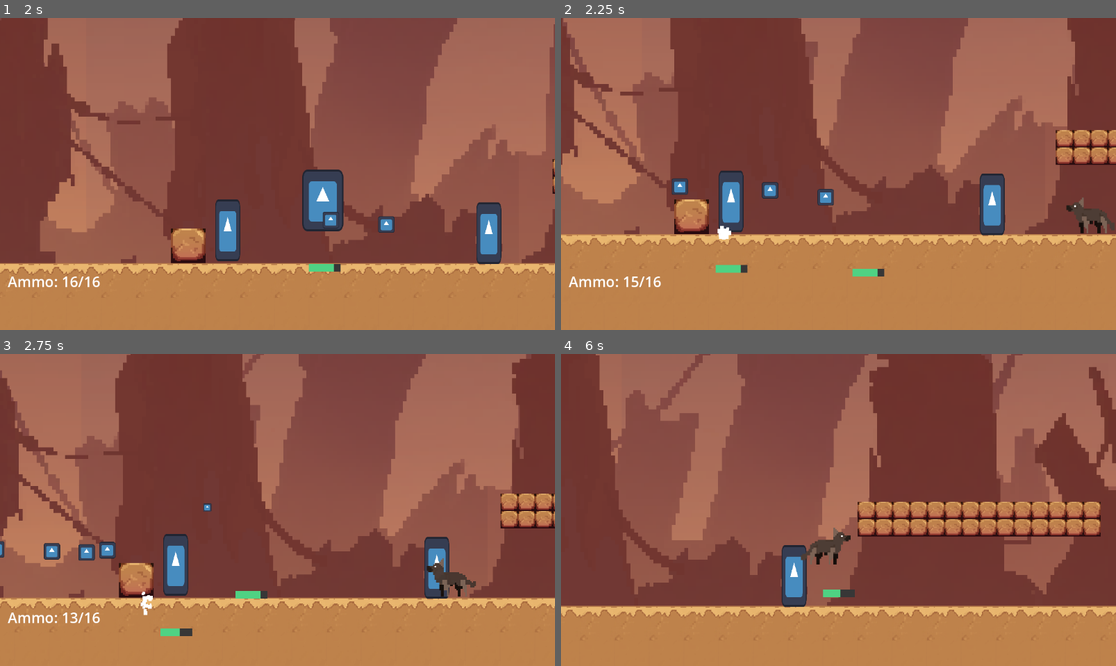
Above: before the commit, frames 1-4 (two rows, left to right).
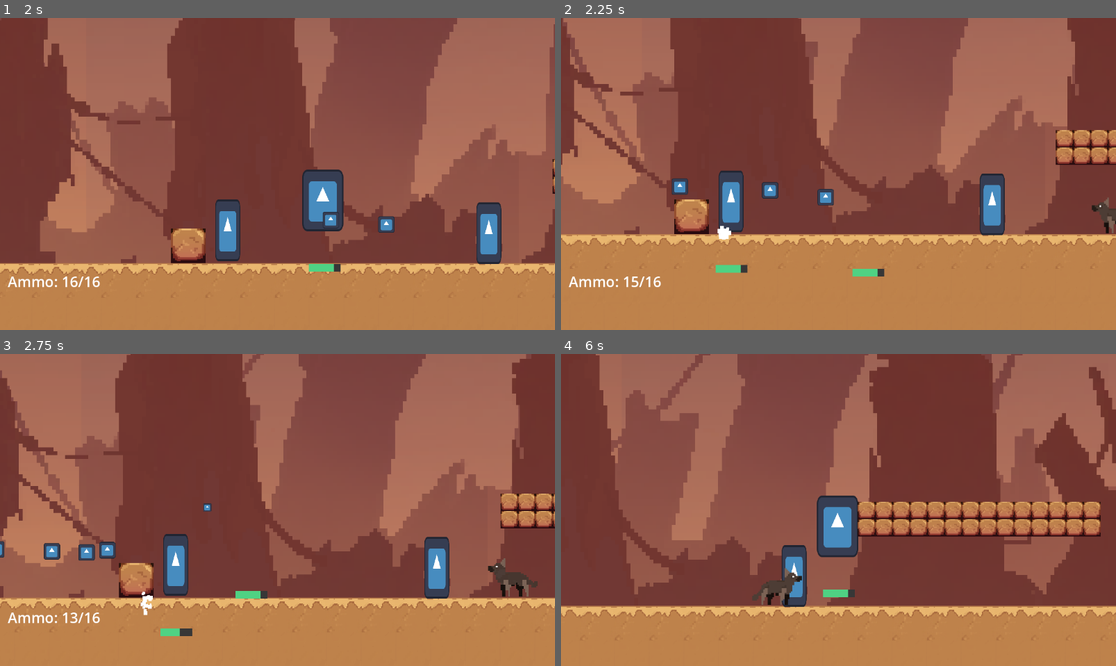
Above: after the commit, the same moments.

Repository: dzfrias/gladiator
Game: Godot game, scene res://scenes/level_playtest.tscn
Same seed, same stepped clock (60 frames per second), same inputs: the game is played once before the commit and once after it. This scene is started directly instead of the project's main scene. The engine's default icon, where the game draws it, is replaced by a stand-in: a white triangle on a blue panel in a dark square.
Inputs (mouse positions are in pixels of both pictures, inside the frame that each line leads up to):
- Up to frame 1 (2 s): move the mouse to (399, 158) at 0.52 s; hold Space (jump) 0.53-1.28 s; hold D (right) from 0.53 s (still down); move the mouse to (166, 189) at 1.27 s; tap S (crouch) at 1.35 s; tap Space (jump) at 1.52, 1.55, 1.82 s
- Up to frame 2 (2.25 s): move the mouse to (894, 105) at 2.02 s; release D (right) at 2.03 s; press the mouse at (894, 105) at 2.03 s; hold A (left) from 2.03 s (still down)
- Up to frame 3 (2.75 s): keep holding A (left); tap Space (jump) at 2.3 s
- Up to frame 4 (6 s): move the mouse to (810, 572) at 2.77 s; release A (left) at 2.78 s; release the mouse at (810, 572) at 2.78 s; hold D (right) 2.78-4.28 s; tap E (roll) at 2.85 s; tap Space (jump) at 3.02, 3.05, 3.32, 3.77, 3.8, 4.07, 4.35, 4.52, 4.82, 5.3 s; move the mouse to (1005, 556) at 3.52 s; hold Q (toggle_weapon) 3.53-4.28 s; move the mouse to (672, 463) at 4.27 s; hold A (left) 4.28-5.03 s; move the mouse to (866, 510) at 5.02 s; hold D (right) 5.03-5.78 s; hold S (crouch) 5.03-5.78 s; move the mouse to (755, 432) at 5.77 s; hold A (left) from 5.78 s (still down); click (755, 432) at 5.85 s

Frame 1 is identical in both runs. In frame 2, 0.5% of the frame differs, in the area x 90-100%, y 57-70%; in frame 3, 0.9%; in frame 4, 2.1%, in the area x 34-54%, y 45-81%.
Error in both runs: Invalid assignment of property or key 'position' with value of type 'Vector2' on a base object of type 'Nil'. (res://scripts/player/player.gd:120)

Commit message:
Fix enemy platform detection
This also removes the `platform_detection.tscn` scene, so we can easily
modify the collision boxes/raycasts for a platform detector node.

Diff:
--- a/scenes/level_playtest.tscn
+++ b/scenes/level_playtest.tscn
@@ -63,18 +63,33 @@
 
 [node name="Node2D" parent="EnemyGroup" instance=ExtResource("5_jrgqa")]
 position = Vector2(-226, -37)
+speed = 100.0
+jump_height = -400.0
+stop_dist = 66.0
 
 [node name="Node2D2" parent="EnemyGroup" instance=ExtResource("5_jrgqa")]
 position = Vector2(265, -39)
+speed = 100.0
+jump_height = -400.0
+stop_dist = 66.0
 
 [node name="Node2D3" parent="EnemyGroup" instance=ExtResource("5_jrgqa")]
 position = Vector2(1904, -258)
+speed = 100.0
+jump_height = -400.0
+stop_dist = 66.0
 
 [node name="Node2D4" parent="EnemyGroup" instance=ExtResource("5_jrgqa")]
 position = Vector2(2996, -248)
+speed = 100.0
+jump_height = -400.0
+stop_dist = 66.0
 
 [node name="Node2D5" parent="EnemyGroup" instance=ExtResource("5_jrgqa")]
 position = Vector2(2666, -363)
+speed = 100.0
+jump_height = -400.0
+stop_dist = 66.0
 
 [node name="Shooter7" parent="EnemyGroup" instance=ExtResource("6_akhvg")]
 position = Vector2(3882, -72)
--- a/scenes/platform_detection.tscn
+++ /dev/null
@@ -1,14 +0,0 @@
-[gd_scene load_steps=3 format=3 uid="uid://busljhfyyey4s"]
-
-[ext_resource type="Script" path="res://scripts/platform_detection.gd" id="1_70t1c"]
-
-[sub_resource type="RectangleShape2D" id="RectangleShape2D_6f3ii"]
-size = Vector2(138, 70)
-
-[node name="PlatformDetection" type="Area2D"]
-collision_layer = 0
-collision_mask = 32
-script = ExtResource("1_70t1c")
-
-[node name="CollisionShape2D" type="CollisionShape2D" parent="."]
-shape = SubResource("RectangleShape2D_6f3ii")
--- a/scenes/shooter.tscn
+++ b/scenes/shooter.tscn
@@ -8,14 +8,17 @@
 [ext_resource type="Script" path="res://scripts/player/weapon.gd" id="5_rapbo"]
 [ext_resource type="Script" path="res://scripts/direction.gd" id="5_x6nd1"]
 [ext_resource type="Resource" uid="uid://cm6ckunk22kfc" path="res://resources/shooter.tres" id="6_cglso"]
-[ext_resource type="PackedScene" uid="uid://busljhfyyey4s" path="res://scenes/platform_detection.tscn" id="7_08p06"]
 [ext_resource type="Script" path="res://scripts/ui/health_bar_creator.gd" id="9_iylj5"]
+[ext_resource type="Script" path="res://scripts/platform_detection.gd" id="10_0f2bf"]
 
 [sub_resource type="RectangleShape2D" id="RectangleShape2D_d8kds"]
 size = Vector2(24, 62)
 
 [sub_resource type="CircleShape2D" id="CircleShape2D_oetyt"]
 radius = 360.0
+
+[sub_resource type="RectangleShape2D" id="RectangleShape2D_qrpis"]
+size = Vector2(109, 36.91)
 
 [node name="Shooter" type="CharacterBody2D"]
 position = Vector2(0, -34)
@@ -62,5 +65,17 @@
 [node name="HealthBarCreator" type="Node" parent="."]
 script = ExtResource("9_iylj5")
 
-[node name="PlatformDetection" parent="." instance=ExtResource("7_08p06")]
-position = Vector2(-0.00800037, -93)
+[node name="PlatformDetection" type="Area2D" parent="."]
+position = Vector2(-0.008, -71.09)
+collision_layer = 0
+collision_mask = 32
+script = ExtResource("10_0f2bf")
+
+[node name="CollisionShape2D" type="CollisionShape2D" parent="PlatformDetection"]
+position = Vector2(0, -8.455)
+shape = SubResource("RectangleShape2D_qrpis")
+
+[node name="RayCast2D" type="RayCast2D" parent="PlatformDetection"]
+position = Vector2(0.00800037, 92)
+target_position = Vector2(0, 30)
+collision_mask = 32
--- a/scenes/suispider.tscn
+++ b/scenes/suispider.tscn
@@ -1,18 +1,21 @@
-[gd_scene load_steps=11 format=3 uid="uid://csqqcnv8iucaq"]
+[gd_scene load_steps=12 format=3 uid="uid://csqqcnv8iucaq"]
 
 [ext_resource type="Script" path="res://scripts/enemies/suispider.gd" id="1_5l4np"]
 [ext_resource type="Texture2D" uid="uid://dccns2r7l5dx3" path="res://assets/icon.svg" id="1_fkk75"]
 [ext_resource type="PackedScene" uid="uid://ch01mb13w86qc" path="res://assets/impact_particles.tscn" id="2_bb8nd"]
 [ext_resource type="Script" path="res://scripts/health.gd" id="3_2s6ah"]
 [ext_resource type="Script" path="res://scripts/direction.gd" id="4_6dvl8"]
-[ext_resource type="PackedScene" uid="uid://busljhfyyey4s" path="res://scenes/platform_detection.tscn" id="5_ahv4j"]
 [ext_resource type="Script" path="res://scripts/ui/health_bar_creator.gd" id="6_qtcdd"]
+[ext_resource type="Script" path="res://scripts/platform_detection.gd" id="7_850ks"]
 
 [sub_resource type="RectangleShape2D" id="RectangleShape2D_ouvmv"]
 size = Vector2(141, 90)
 
 [sub_resource type="CircleShape2D" id="CircleShape2D_7u64g"]
 radius = 360.0
+
+[sub_resource type="RectangleShape2D" id="RectangleShape2D_3s3bx"]
+size = Vector2(310, 113.53)
 
 [sub_resource type="CircleShape2D" id="CircleShape2D_78oek"]
 radius = 100.0
@@ -52,7 +55,18 @@
 [node name="CollisionShape2D" type="CollisionShape2D" parent="DetectionZone"]
 shape = SubResource("CircleShape2D_7u64g")
 
-[node name="PlatformDetection" parent="." instance=ExtResource("5_ahv4j")]
+[node name="PlatformDetection" type="Area2D" parent="."]
+collision_layer = 0
+collision_mask = 32
+script = ExtResource("7_850ks")
+
+[node name="CollisionShape2D" type="CollisionShape2D" parent="PlatformDetection"]
+position = Vector2(0, -152.235)
+shape = SubResource("RectangleShape2D_3s3bx")
+
+[node name="RayCast2D" type="RayCast2D" parent="PlatformDetection"]
+target_position = Vector2(0, 66)
+collision_mask = 32
 
 [node name="ExplosionZone" type="Area2D" parent="."]
 visible = false
--- a/scenes/wolf.tscn
+++ b/scenes/wolf.tscn
@@ -1,10 +1,10 @@
-[gd_scene load_steps=22 format=3 uid="uid://bydm8vffd6nwt"]
+[gd_scene load_steps=23 format=3 uid="uid://bydm8vffd6nwt"]
 
 [ext_resource type="Script" path="res://scripts/enemies/wolf.gd" id="1_4octj"]
 [ext_resource type="PackedScene" uid="uid://ch01mb13w86qc" path="res://assets/impact_particles.tscn" id="2_8oh5i"]
 [ext_resource type="Script" path="res://scripts/health.gd" id="2_d7ips"]
 [ext_resource type="Script" path="res://scripts/direction.gd" id="5_cmatn"]
-[ext_resource type="PackedScene" uid="uid://busljhfyyey4s" path="res://scenes/platform_detection.tscn" id="6_2w8ig"]
+[ext_resource type="Script" path="res://scripts/platform_detection.gd" id="6_lg3qk"]
 [ext_resource type="Script" path="res://scripts/ui/health_bar_creator.gd" id="7_3l162"]
 [ext_resource type="Texture2D" uid="uid://biniqtkgjpujn" path="res://assets/Wolf idle.png" id="8_ssrod"]
 
@@ -16,6 +16,9 @@
 
 [sub_resource type="CircleShape2D" id="CircleShape2D_wpl7i"]
 radius = 360.0
+
+[sub_resource type="RectangleShape2D" id="RectangleShape2D_wqr8d"]
+size = Vector2(132, 55.5)
 
 [sub_resource type="AtlasTexture" id="AtlasTexture_h7kjo"]
 atlas = ExtResource("8_ssrod")
@@ -145,8 +148,19 @@
 [node name="CollisionShape2D" type="CollisionShape2D" parent="DetectionZone"]
 shape = SubResource("CircleShape2D_wpl7i")
 
-[node name="PlatformDetection" parent="." instance=ExtResource("6_2w8ig")]
+[node name="PlatformDetection" type="Area2D" parent="."]
 position = Vector2(0, -91)
+collision_layer = 0
+collision_mask = 32
+script = ExtResource("6_lg3qk")
+
+[node name="CollisionShape2D" type="CollisionShape2D" parent="PlatformDetection"]
+shape = SubResource("RectangleShape2D_wqr8d")
+
+[node name="RayCast2D" type="RayCast2D" parent="PlatformDetection"]
+position = Vector2(0, 91)
+target_position = Vector2(0, 40)
+collision_mask = 32
 
 [node name="AnimatedSprite2D" type="AnimatedSprite2D" parent="."]
 scale = Vector2(1.6, 1.6)
--- a/scripts/platform_detection.gd
+++ b/scripts/platform_detection.gd
@@ -1,20 +1,10 @@
 extends Area2D
 
 func is_on_platform():
-	var result = _platform_raycast()
-	return !result.is_empty()
+	return $RayCast2D.is_colliding()
 
 func get_platform_height():
-	# Assums that platform is checked already
-	var result = _platform_raycast()
-	return result.position.y
+	return $RayCast2D.get_collision_point().y
 
 func is_detecting_platform():
 	return has_overlapping_bodies()
-
-func _platform_raycast() -> Dictionary:
-	var space_state = get_world_2d().direct_space_state
-	var query = PhysicsRayQueryParameters2D.create(global_position, global_position + Vector2(0, 100))
-	query.set_collision_mask(Constants.PLATFORM_LAYER)
-	var result = space_state.intersect_ray(query)
-	return result
Not shown: 1 places in scenes/shooter.tscn that only renumber resources
